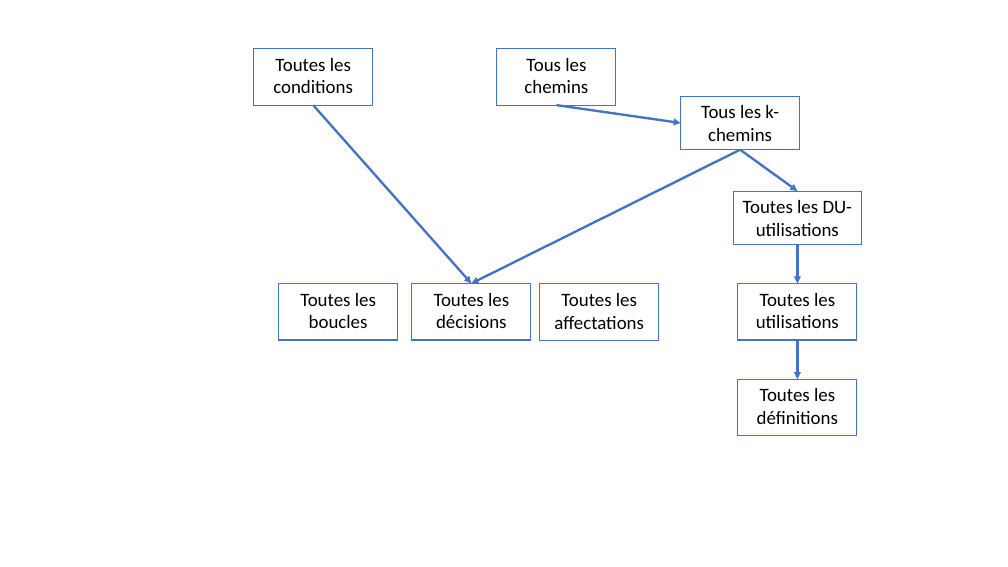
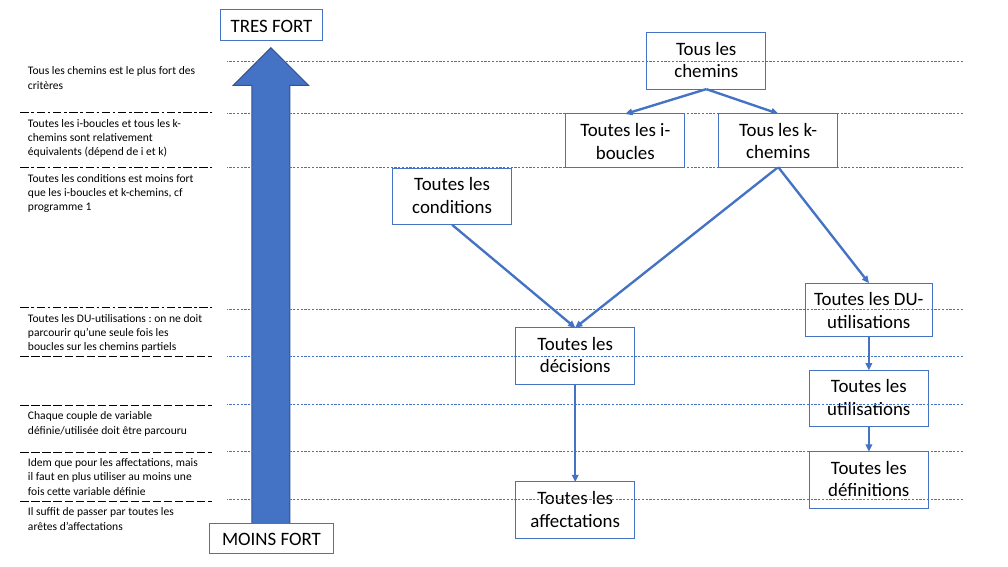
Before and after one commit to SoleneDc/projet_vif, a slide deck: slide 1 of hierarchie_criteres.pptx. Drawn at 1008x567 pixels with LibreOffice and Linux fonts; fonts in the diff are those of the drawing. Boxes give left, top, right and bottom in pixels: in the first picture for what was removed or moved away, otherwise in the second. Text is boxed around its words. In the diff, an @@ line names an element or a change of style, - is before the commit and + after.

Commit message:
hierarchie des critères

```diff
--- a/hierarchie_criteres.pptx
+++ b/hierarchie_criteres.pptx
@@ rectangle added at box(220, 10, 323, 40), fill #FFFFFF, outline #4472C4 0.75 pt, 18 pt, text #000000 @@
+TRES FORT
@@ down arrow added at box(233, 48, 309, 548), fill #4472C4, outline #325491 1 pt @@
@@ rectangle "Tous les chemins": place and size @@
-rectangle "Tous les chemins" at box(497, 48, 616, 105)
+rectangle "Tous les chemins" at box(647, 33, 766, 89)
@@ table added at box(20, 60, 212, 560), 8 rows, 1 columns @@
+Tous les chemins est le plus fort des critères
+Toutes les i-boucles et tous les k-chemins sont relativement équivalents (dépend de i et k)
+Toutes les conditions est moins fort que les i-boucles et k-chemins, cf programme 1
+Toutes les DU-utilisations : on ne doit parcourir qu’une seule fois les boucles sur les chemins partiels
+
+Chaque couple de variable définie/utilisée doit être parcouru
+Idem que pour les affectations, mais il faut en plus utiliser au moins une fois cette variable définie
+Il suffit de passer par toutes les arêtes d’affectations
@@ line added from (963, 61) to (227, 61), #4472C4 0.5 pt dashed @@
@@ arrow added from (706, 89) to (625, 114), #4472C4 2.25 pt @@
@@ arrow moved from (557, 105) - (681, 123) to (706, 89) - (778, 113) @@
@@ line added from (963, 113) to (227, 113), #4472C4 0.5 pt dashed @@
@@ rectangle "Toutes les i-boucles": place and size @@
-rectangle "Toutes les i-boucles" at box(279, 284, 398, 340)
+rectangle "Toutes les i-boucles" at box(566, 114, 684, 168)
@@ rectangle "Tous les k-chemins": place and size @@
-rectangle "Tous les k-chemins" at box(681, 96, 799, 150)
+rectangle "Tous les k-chemins" at box(719, 113, 838, 167)
@@ text in rectangle at box(580, 123, 670, 159): text changed @@
-Toutes les boucles
+Toutes les i-boucles
@@ line added from (963, 168) to (227, 168), #4472C4 0.5 pt dashed @@
@@ rectangle "Toutes les conditions": place and size @@
-rectangle "Toutes les conditions" at box(254, 48, 373, 105)
+rectangle "Toutes les conditions" at box(392, 169, 511, 225)
@@ arrow moved from (740, 150) - (472, 284) to (778, 167) - (575, 328) @@
@@ arrow moved from (740, 150) - (798, 191) to (778, 167) - (869, 283) @@
@@ arrow moved from (313, 105) - (472, 284) to (452, 225) - (575, 328) @@
@@ rectangle "Toutes les DU-utilisations": place and size @@
-rectangle "Toutes les DU-utilisations" at box(734, 191, 861, 245)
+rectangle "Toutes les DU-utilisations" at box(805, 283, 933, 337)
@@ line added from (963, 310) to (227, 310), #4472C4 0.5 pt dashed @@
@@ rectangle "Toutes les décisions": place and size @@
-rectangle "Toutes les décisions" at box(412, 284, 531, 340)
+rectangle "Toutes les décisions" at box(516, 328, 634, 385)
@@ line added from (963, 356) to (227, 356), #4472C4 0.5 pt dashed @@
@@ arrow moved from (798, 244) - (798, 284) to (869, 337) - (869, 371) @@
@@ arrow added from (575, 384) to (575, 482), #4472C4 2.25 pt @@
@@ rectangle "Toutes les utilisations": place and size @@
-rectangle "Toutes les utilisations" at box(738, 284, 857, 340)
+rectangle "Toutes les utilisations" at box(810, 371, 929, 427)
@@ line added from (963, 404) to (227, 404), #4472C4 0.5 pt dashed @@
@@ arrow moved from (798, 340) - (798, 379) to (869, 426) - (869, 451) @@
@@ line added from (963, 451) to (227, 451), #4472C4 0.5 pt dashed @@
@@ rectangle "Toutes les définitions": place and size @@
-rectangle "Toutes les définitions" at box(738, 379, 857, 436)
+rectangle "Toutes les définitions" at box(810, 451, 929, 508)
@@ line added from (963, 500) to (227, 500), #4472C4 0.5 pt dashed @@
@@ rectangle "Toutes les affectations": place and size @@
-rectangle "Toutes les affectations" at box(540, 284, 659, 340)
+rectangle "Toutes les affectations" at box(516, 482, 634, 538)
@@ rectangle added at box(209, 523, 333, 554), fill #FFFFFF, outline #4472C4 0.75 pt, 18 pt, text #000000 @@
+MOINS FORT
```
Also in this commit, not shown: 1 other file.
